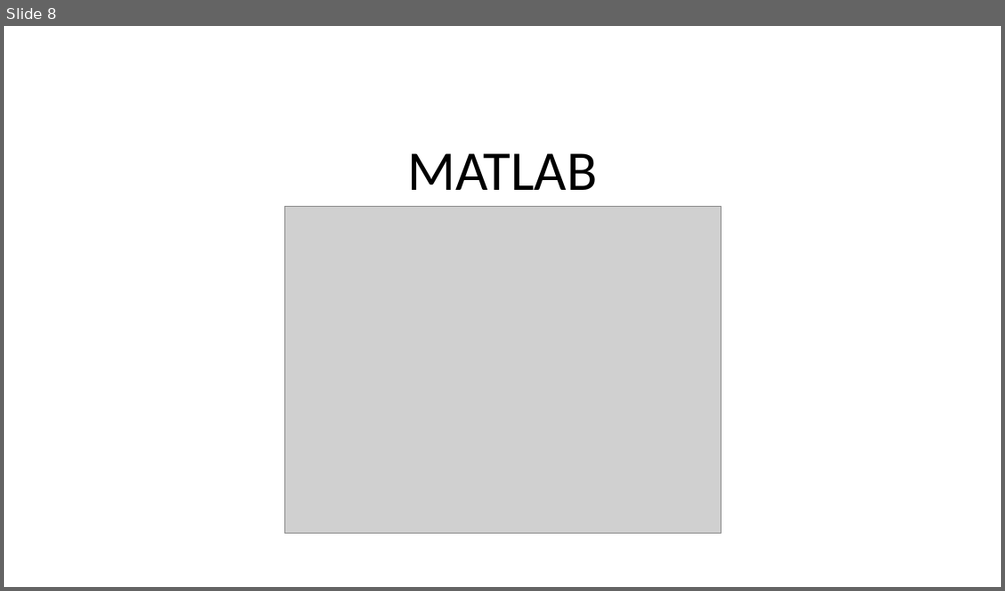
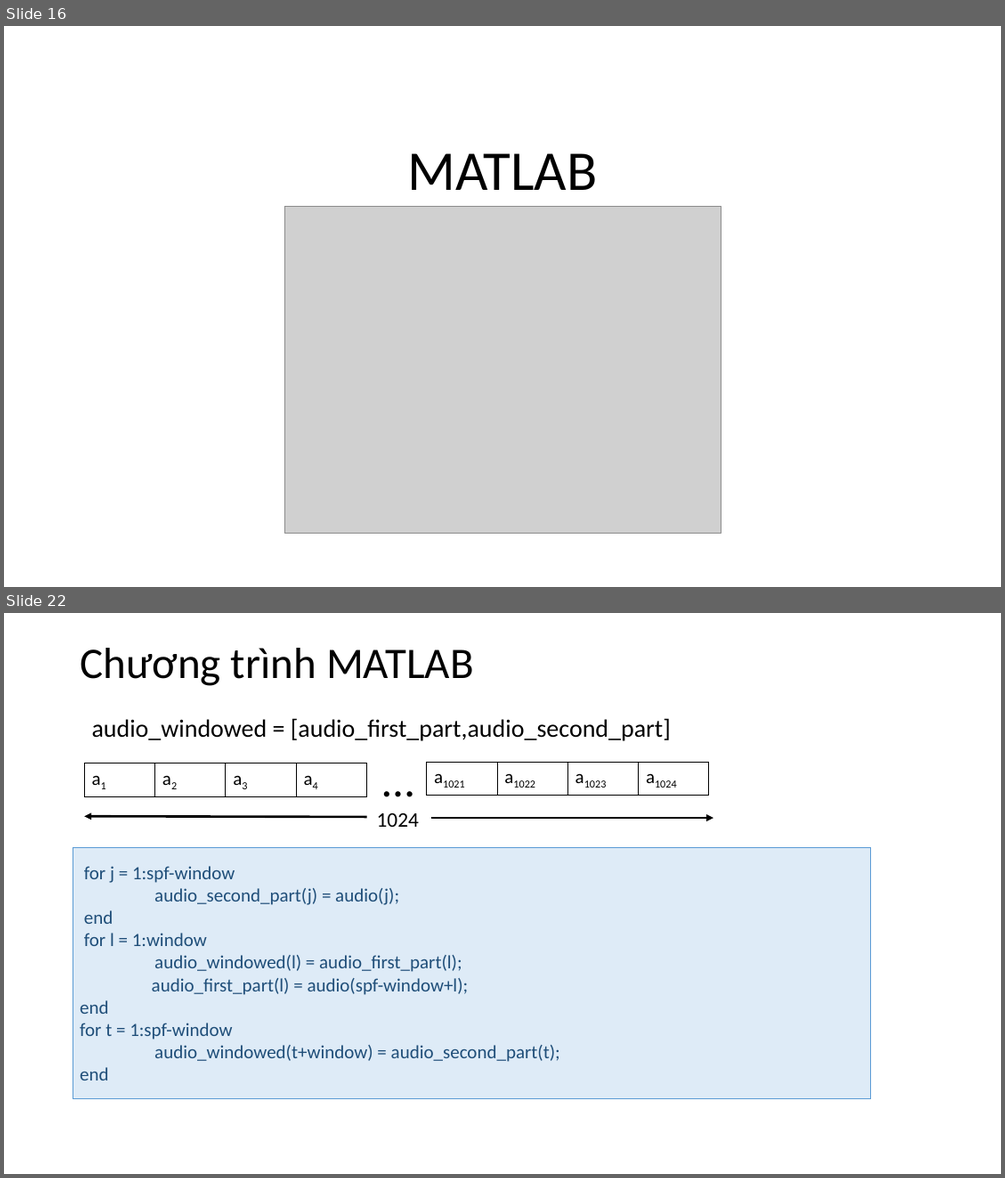
Before and after one commit to Sunfl4wer/Signal-and-Spectrum, a slide deck: Signal_and_Spectrum.pptx. Shown one above the other, each under a label of ours: slide 8 before the commit, slides 16 and 22 after it; the slides between them are not shown. The pictures are 1005x591 and 1005x1178 pixels, drawn with LibreOffice and Linux fonts; fonts in the diff are those of the drawing; grey boxes stand for pictures. Boxes give left, top, right and bottom in pixels: in the first picture for what was removed or moved away, otherwise in the second. Text is boxed around its words. In the diff, an @@ line names an element or a change of style, - is before the commit and + after.

```diff
--- a/Signal_and_Spectrum.pptx
+++ b/Signal_and_Spectrum.pptx
@@ slide 22 added at [4, 613, 1001, 1174], background #FFFFFF @@
@@ title added at [80, 648, 474, 686], 42 pt, text #000000 @@
+Chương trình MATLAB
@@ text added at [92, 718, 671, 741], 24 pt, text #000000 @@
+audio_windowed = [audio_first_part,audio_second_part]
@@ table added at [84, 763, 365, 794], 1 rows, 4 columns @@
+a1 | a2 | a3 | a4
@@ text added at [375, 747, 429, 810], 44 pt, text #000000 @@
+…
@@ table added at [427, 762, 708, 793], 1 rows, 4 columns @@
+a1021 | a1022 | a1023 | a1024
@@ arrow added from (367, 817) to (84, 817), #000000 2.25 pt @@
@@ text added at [377, 813, 419, 827], 20 pt, text #000000 @@
+1024
@@ arrow added from (431, 818) to (713, 818), #000000 2.25 pt @@
@@ rectangle added at [73, 847, 871, 1098], fill #DEEBF7, outline #5B9BD5 0.5 pt, 18 pt, text #1F4E79 @@
+for j = 1:spf-window
+audio_second_part(j) = audio(j);
+end
+for l = 1:window
+audio_windowed(l) = audio_first_part(l);
+audio_first_part(l) = audio(spf-window+l);
+end
+for t = 1:spf-window
+audio_windowed(t+window) = audio_second_part(t);
+end
@@ what was slide 8 is now slide 16 @@
```
Also in this commit, not shown: 7 slides changed, 36 other slides added, 6 slides removed.
